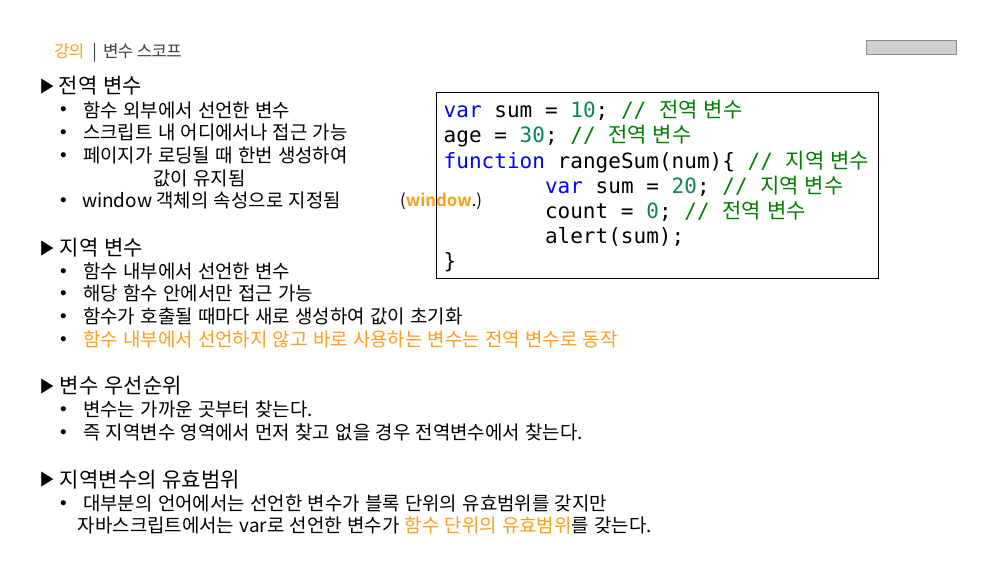
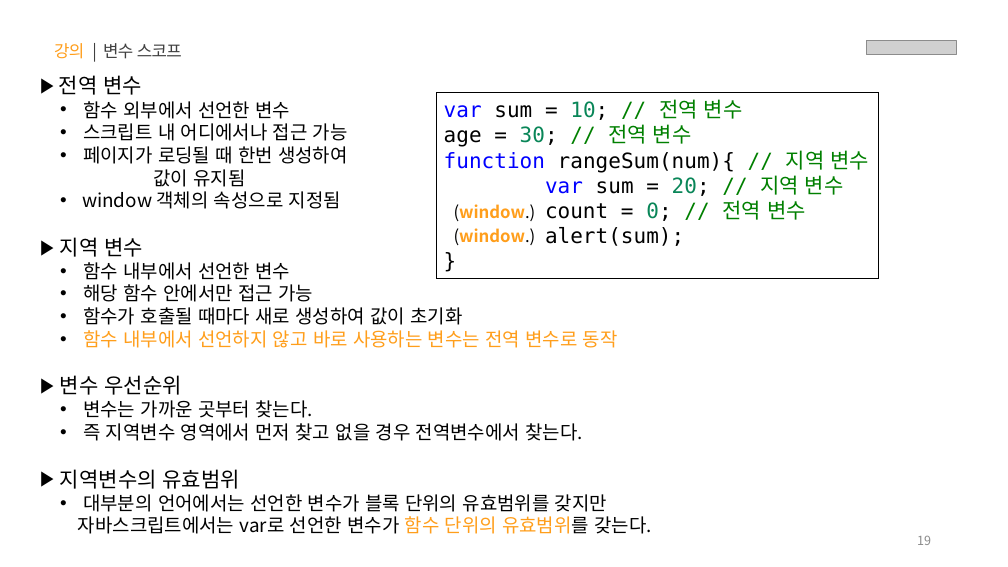
Before and after one commit to s-ja/lion_plus, a slide deck: slide 19 of PPT/01.자바스크립트 - 데이터 타입.pptx. Drawn at 1008x567 pixels with LibreOffice and Linux fonts; fonts in the diff are those of the drawing; grey boxes stand for pictures. Boxes give left, top, right and bottom in pixels: in the first picture for what was removed or moved away, otherwise in the second. Text is boxed around its words. In the diff, an @@ line names an element or a change of style, - is before the commit and + after.

```diff
--- a/PPT/01.자바스크립트 - 데이터 타입.pptx
+++ b/PPT/01.자바스크립트 - 데이터 타입.pptx
@@ text "(window.)" rewrapped from [400, 189, 482, 211] to [454, 204, 536, 221] @@
@@ text added at [454, 228, 536, 245], 16 pt, text #FF9E1B, bold @@
+(window.)
@@ page number added at [917, 536, 931, 545], 12 pt, text #8C8C8C @@
+19
```
Also in this commit, not shown: 24 other slides changed.
